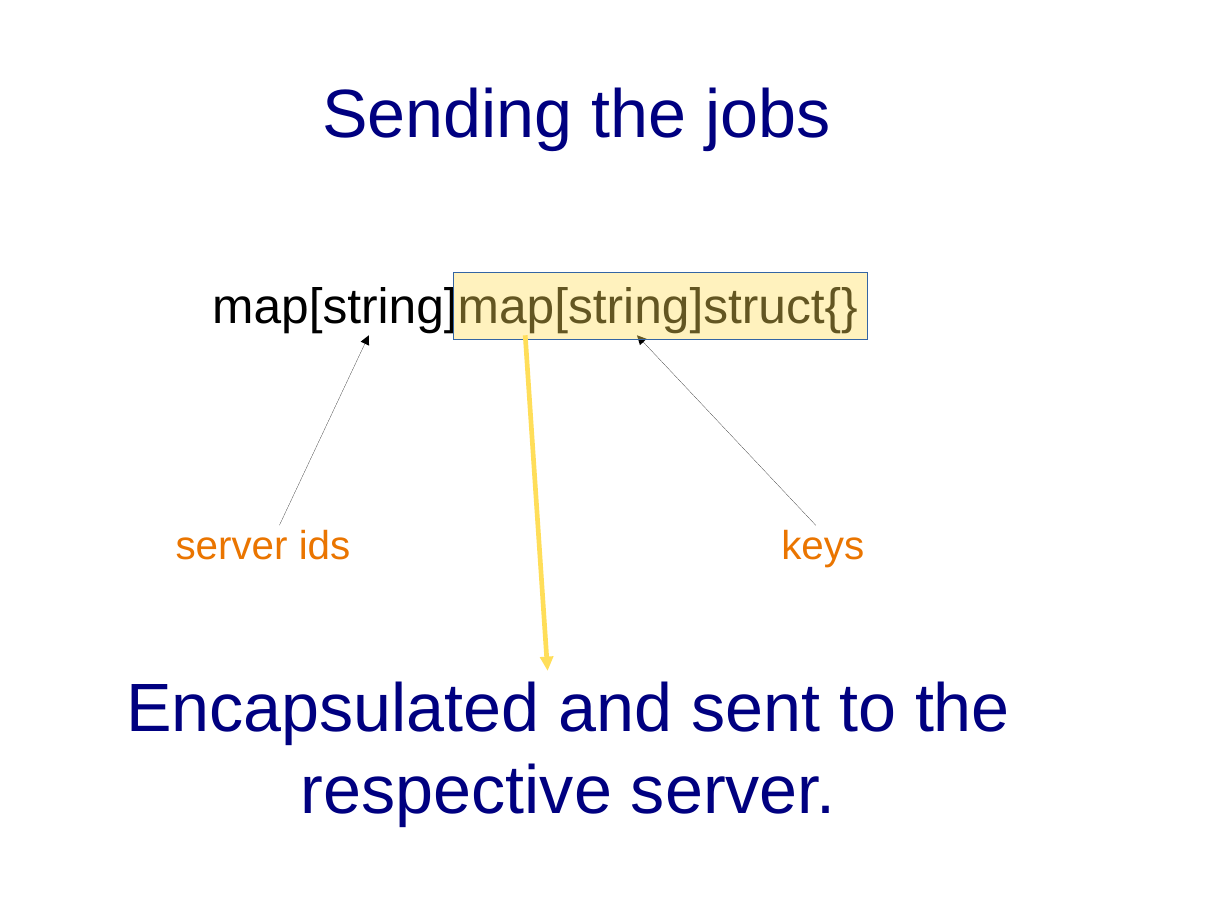
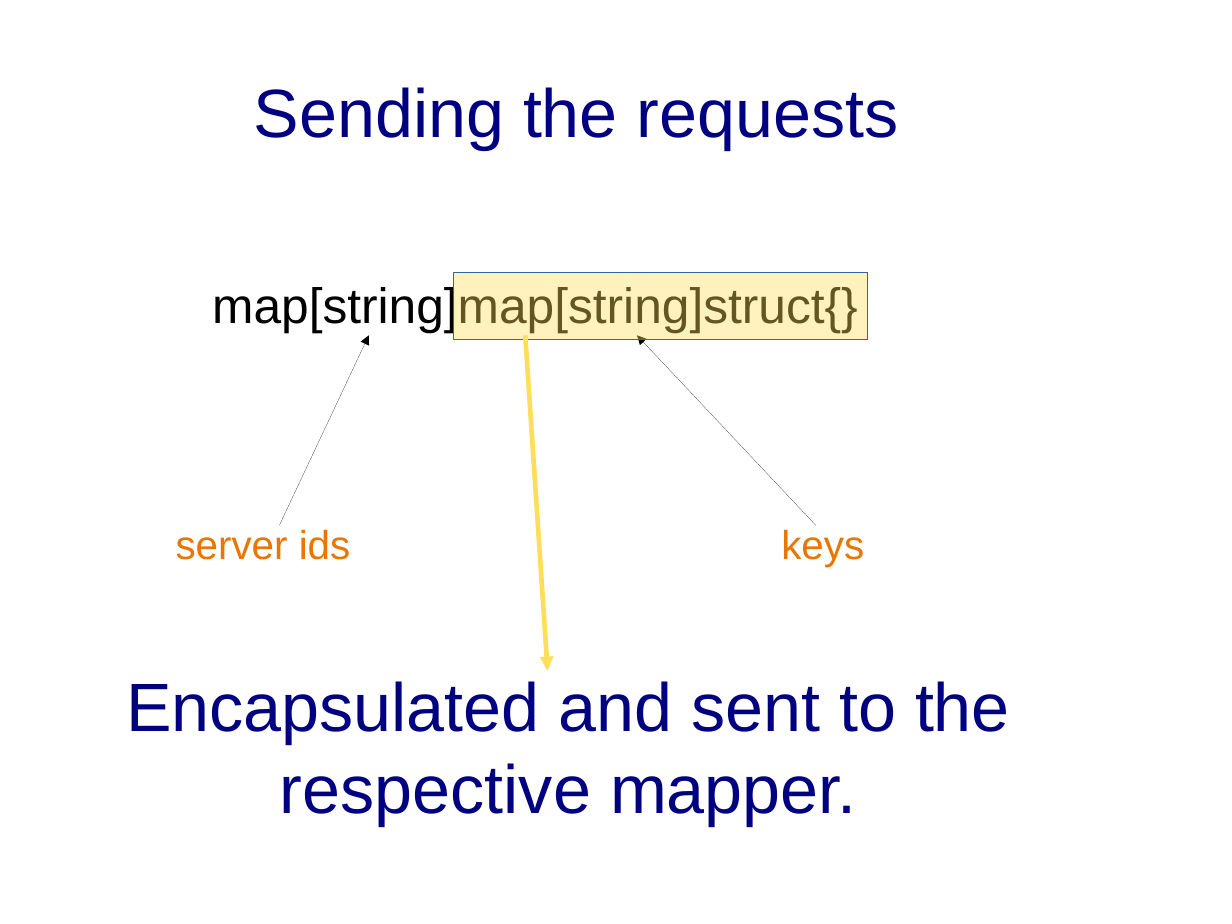
Before and after one commit to sgaragagghu/sdcc-documentazione, a slide deck: slide 9 of to_delete/presentazione.odp. Drawn at 1232x924 pixels with LibreOffice and Linux fonts; fonts in the diff are those of the drawing. Boxes give left, top, right and bottom in pixels: in the first picture for what was removed or moved away, otherwise in the second. Text is boxed around its words. In the diff, an @@ line names an element or a change of style, - is before the commit and + after.

```diff
--- a/to_delete/presentazione.odp
+++ b/to_delete/presentazione.odp
@@ title at <box>254,87,899,150</box>: text changed @@
-Sending the jobs
+Sending the requests
@@ title at <box>126,681,1010,826</box>: text changed @@
-Encapsulated and sent to the respective server.
+Encapsulated and sent to the respective mapper.
```
Also in this commit, not shown: 2 other slides changed.
